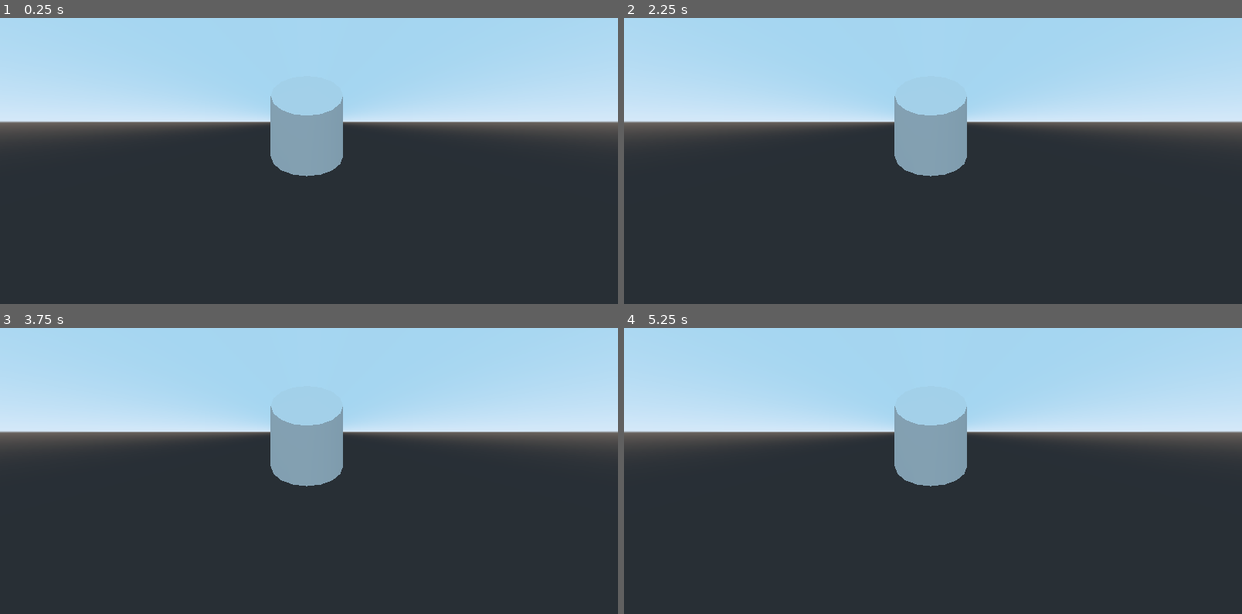
Above: before the commit, frames 1-4 (two rows, left to right).
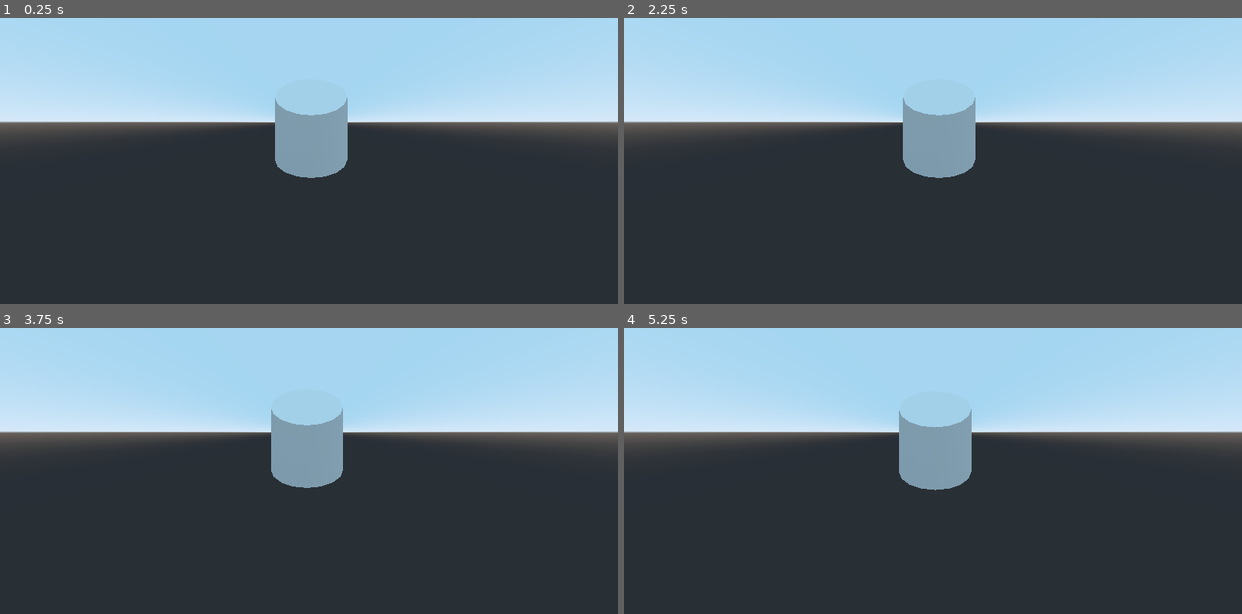
Above: after the commit, the same moments.

Repository: Sprotex/ldjam48
Game: Godot game, scene res://Andy.tscn
Two runs of this game, one before a commit and one after it. Both use one fixed random seed, a clock stepped at 60 frames per second and the inputs below.
Inputs:
- Up to frame 1 (0.25 s): no input
- Up to frame 2 (2.25 s): tap Enter at 0.5, 2 s; hold Right (ui_right) 0.53-1.28 s; tap Space (bomb) at 0.6, 1.25, 1.35, 2.1 s; hold Down (ui_down) 1.28-2.03 s; hold Right (ui_right) from 2.03 s (still down)
- Up to frame 3 (3.75 s): tap Space (bomb) at 2.75, 2.85, 3.6 s; release Right (ui_right) at 2.78 s; hold Up (ui_up) 2.78-3.53 s; tap Enter at 3.5 s; hold Left (ui_left) from 3.53 s (still down)
- Up to frame 4 (5.25 s): tap Space (bomb) at 4.25, 4.35, 5.1 s; release Left (ui_left) at 5.03 s; hold Down (ui_down) from 5.03 s (still down)

The runs differ from the first frame. In frame 1, 0.6% of the frame differs, in the area x 25-75%, y 27-56%; in frame 2, 0.9%; in frame 3, 0.2%; in frame 4, 0.7%.

Commit message:
add basic movement

Diff:
--- a/Andy.tscn
+++ b/Andy.tscn
@@ -1,12 +1,15 @@
-[gd_scene load_steps=2 format=2]
+[gd_scene load_steps=3 format=2]
 
 [ext_resource path="res://Player.tscn" type="PackedScene" id=1]
+[ext_resource path="res://Camera.gd" type="Script" id=2]
 
 [node name="Root" type="Spatial"]
 
 [node name="Player" parent="." instance=ExtResource( 1 )]
 
 [node name="Camera" type="Camera" parent="."]
-transform = Transform( 1, 0, 0, 0, 0.835807, 0.549023, 0, -0.549023, 0.835807, 0.0578483, 1.72211, 2.47408 )
+transform = Transform( -1, 4.37114e-08, -7.57103e-08, 0, 0.866025, 0.5, 8.74228e-08, 0.5, -0.866025, 0.0578483, 3.04496, -4.97279 )
 projection = 1
 size = 10.0
+script = ExtResource( 2 )
+follow_node_path = NodePath("../Player")
--- /dev/null
+++ b/Camera.gd
@@ -0,0 +1,13 @@
+extends Camera
+
+export (NodePath) var follow_node_path
+onready var follow_node = get_node(follow_node_path)
+var offset: Vector3
+
+func _ready() -> void:
+	offset = translation - follow_node.translation
+
+func _process(delta: float) -> void:
+	var follow_speed_multiplier = 10
+	var target_translation = follow_node.translation + offset
+	translation = lerp(translation, target_translation, delta * follow_speed_multiplier)
--- a/Movement Handler.gd
+++ b/Movement Handler.gd
@@ -2,5 +2,20 @@
 
 onready var root = get_parent()
 
+func place_bomb():
+	print("PLACE BOMB")
+
+func move(x_diff, y_diff):
+	root.translate(Vector3(x_diff, 0, y_diff))
+
 func _on_Movement_Input_on_input_pressed(action_mapping) -> void:
-	print(action_mapping)
+	if action_mapping == "bomb":
+		place_bomb()
+	if action_mapping == "ui_left":
+		move(1, 0)
+	if action_mapping == "ui_right":
+		move(-1, 0)
+	if action_mapping == "ui_up":
+		move(0, 1)
+	if action_mapping == "ui_down":
+		move(0, -1)
